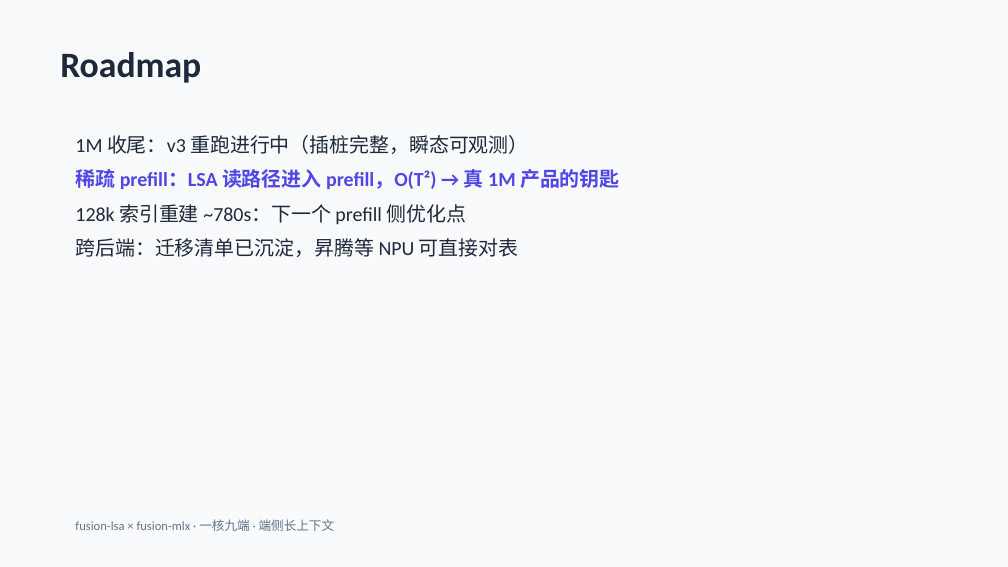
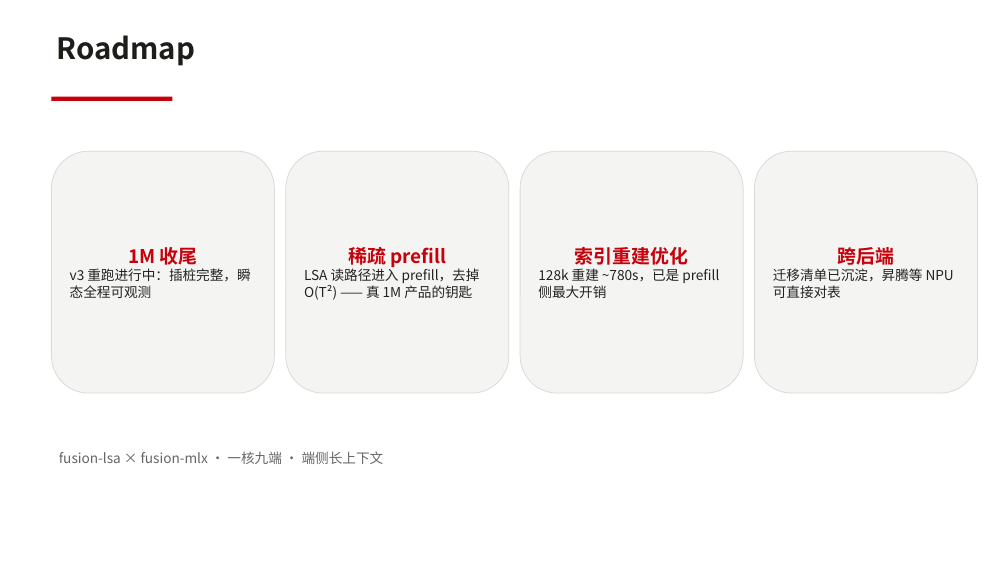
Before and after one commit to dahai80/fusion-lsa, a slide deck: slide 17 of docs/latent-spars-attention-mlx.pptx (slide 9 before the commit). Drawn at 1008x567 pixels with LibreOffice and Linux fonts; fonts in the diff are those of the drawing. Boxes give left, top, right and bottom in pixels: in the first picture for what was removed or moved away, otherwise in the second. Text is boxed around its words. In the diff, an @@ line names an element or a change of style, - is before the commit and + after.

```diff
--- a/docs/latent-spars-attention-mlx.pptx
+++ b/docs/latent-spars-attention-mlx.pptx
@@ rectangle removed at (0,0,1008,567) @@
@@ text "Roadmap": place and size @@
-text "Roadmap" at (60,52,201,83)
+text "Roadmap" at (57,35,195,66)
@@ text "Roadmap" at (57,35,195,66): size 34 to 28 pt, font Calibri to Noto Sans CJK SC, text colour #1E293B to #1D1D1A @@
@@ rectangle added at (51,97,172,101), fill #C7000B @@
@@ text removed at (75,135,620,257) @@
-1M 收尾：v3 重跑进行中（插桩完整，瞬态可观测）
-稀疏 prefill：LSA 读路径进入 prefill，O(T²) → 真 1M 产品的钥匙
-128k 索引重建 ~780s：下一个 prefill 侧优化点
-跨后端：迁移清单已沉淀，昇腾等 NPU 可直接对表
@@ rounded rectangle added at (51,151,274,393), fill #F4F4F2, outline #D9D9D6 0.75 pt, 13 pt, text #232323 @@
+1M 收尾
+v3 重跑进行中：插桩完整，瞬态全程可观测
@@ rounded rectangle added at (286,151,509,393), fill #F4F4F2, outline #D9D9D6 0.75 pt, 13 pt, text #232323 @@
+稀疏 prefill
+LSA 读路径进入 prefill，去掉 O(T²) —— 真 1M 产品的钥匙
@@ rounded rectangle added at (520,151,743,393), fill #F4F4F2, outline #D9D9D6 0.75 pt, 13 pt, text #232323 @@
+索引重建优化
+128k 重建 ~780s，已是 prefill 侧最大开销
@@ rounded rectangle added at (755,151,978,393), fill #F4F4F2, outline #D9D9D6 0.75 pt, 13 pt, text #232323 @@
+跨后端
+迁移清单已沉淀，昇腾等 NPU 可直接对表
@@ text "fusion-lsa × fusion-mlx · 一核九端 ...": place and size @@
-text "fusion-lsa × fusion-mlx · 一核九端 ..." at (75,519,335,531)
+text "fusion-lsa × fusion-mlx · 一核九端 ..." at (59,451,384,464)
@@ text "fusion-lsa × fusion-mlx · 一核九端 ..." at (59,451,384,464): size 12 to 13 pt, font Calibri to Noto Sans CJK SC, text colour #64748B to #666666 @@
```
Also in this commit, not shown: 5 other slides changed, 11 slides added, 3 slides removed.
